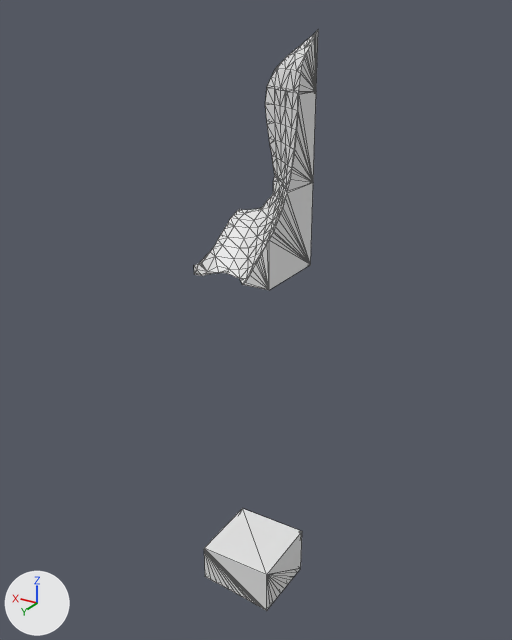
Two versions of the glTF model assets/terrain/surface_pieces/surf_17_7.glb, one commit apart.
One viewpoint serves both versions: a 50 mm lens placed at (-43.09, 106.53, -16.19), pointed at (-22.28, 71.84, -33.53). Arrows for +X, +Y and +Z are at lower left; the lights stay in place. The picture after the commit comes second. Mesh edges are drawn as thin lines. Where no turn or scale is listed for an object, it has been applied to the vertices.

The first picture shows 'layer_0', 'layer_1', 'layer_2', 'layer_7'.
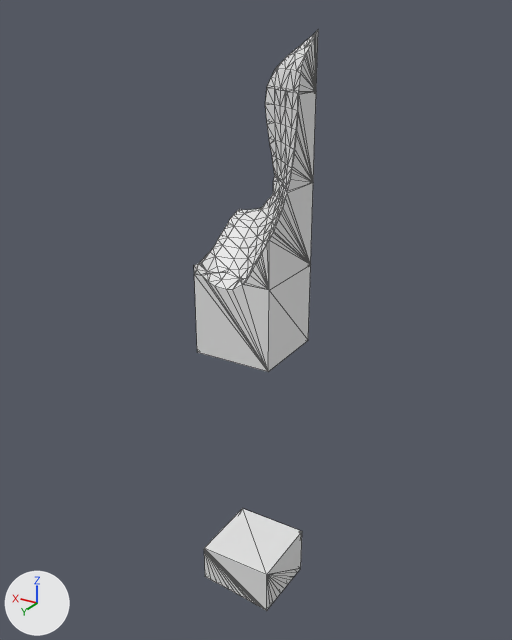
Edits to the bpy script that builds the scene:
```text
Add me_layer_3:
    me_layer_3.from_pydata(...)  # 25 vertices, 46 faces; spans x -25.0..-20.0, y 70.0..75.0, z -35.0..-30.0
Add ob_layer_3:
    ob_layer_3 = bpy.data.objects.new('layer_3', me_layer_3)
    ob_layer_3.location = (0.0, 0.0, 0.0)
```

Location of each change, (x1, y1, x2, y2) in pixels of the pictures (512 x 640 px):
'layer_3', added
    after: (194, 265, 311, 372)
